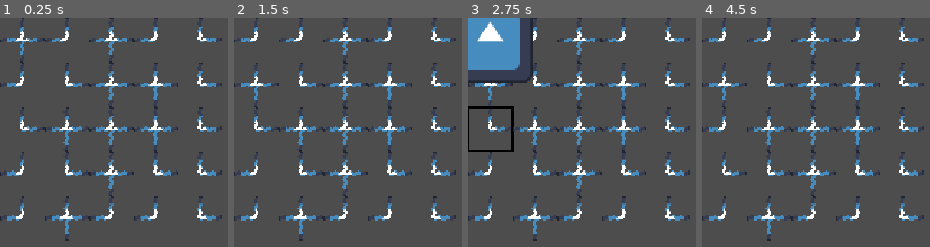
Above: before the commit, frames 1-4 (left to right).
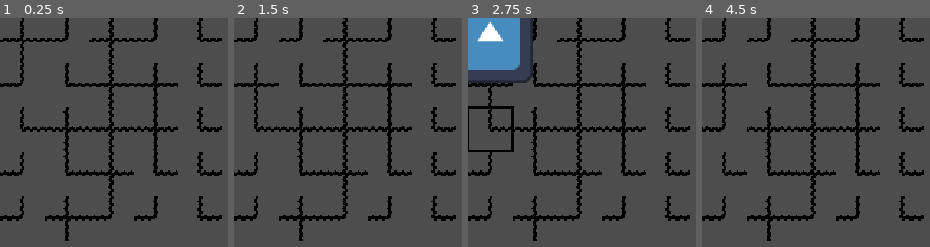
Above: after the commit, the same moments.

Repository: MagnusLucas/gmtk2026
Game: Godot game, scene res://scenes/board_tile_map_layer.tscn
The game is run twice, just before and just after one commit, with the same random seed, the same clock (stepped at 60 frames per second) and the same inputs. This scene is started directly instead of the project's main scene. The engine's default icon, where the game draws it, is replaced by a stand-in: a white triangle on a blue panel in a dark square.
Inputs (mouse positions are in pixels of both pictures, inside the frame that each line leads up to):
- Up to frame 1 (0.25 s): no input
- Up to frame 2 (1.5 s): tap Enter at 0.5 s; move the mouse to (256, 40) at 0.52 s; click (256, 40) at 0.67 s; tap Space at 0.77, 1.25 s; move the mouse to (256, 84) at 1.27 s; click (256, 84) at 1.42 s
- Up to frame 3 (2.75 s): tap Space at 1.52 s; move the mouse to (490, 130) at 2.02 s; click (490, 130) at 2.17 s
- Up to frame 4 (4.5 s): move the mouse to (724, 173) at 2.77 s; click (724, 173) at 2.92 s; tap Space at 3.02, 3.77 s; move the mouse to (724, 217) at 3.52 s; click (724, 217) at 3.67 s; move the mouse to (768, 40) at 4.27 s; click (768, 40) at 4.42 s

The runs differ from the first frame. In frame 1, 9.8% of the frame differs, in the area x 0-98%, y 0-98%; in frame 2, 9.8%; in frame 3, 9.3%; in frame 4, 9.9%.

Commit message:
Working swapping and transmiting

Diff:
--- a/components/tile_swapper.gd
+++ b/components/tile_swapper.gd
@@ -1,16 +1,22 @@
 class_name TileSwapper
 extends Node
 
+@export var board: Board
+
 var marked_tile: Tile
+var marked_tile_position: Vector2i
 
 
-func mark_tile(tile: Tile) -> void:
+func mark_tile(tile: Tile, tile_position: Vector2i) -> void:
 	if marked_tile:
 		marked_tile.set_marked(false)
-		var marked_position = marked_tile.position
-		marked_tile.position = tile.position
-		tile.position = marked_position
+		var marked_tile_data := marked_tile.get_tile_data()
+		board.set_tile(tile.get_tile_data(), marked_tile_position)
+		board.set_tile(marked_tile_data, tile_position)
+		marked_tile.set_tile_data(tile.get_tile_data())
+		tile.set_tile_data(marked_tile_data)
 		marked_tile = null
 	else:
 		marked_tile = tile
+		marked_tile_position = tile_position
 		marked_tile.set_marked(true)
--- a/data/board.gd
+++ b/data/board.gd
@@ -1,7 +1,6 @@
 class_name Board
 extends Resource
 
-@export var position: Vector2i
 @export var size: Vector2i
 
 
@@ -10,26 +9,17 @@
 
 
 func is_point_in_bounds(coordinates: Vector2i) -> bool:
-	return Rect2i(position, size).has_point(coordinates)
+	return Rect2i(Vector2i.ZERO, size).has_point(coordinates)
 
 
-func try_set_tile(tile_data: OurTileData, global_coordinates: Vector2i) -> bool:
-	if !is_point_in_bounds(global_coordinates):
+func try_set_tile(tile_data: OurTileData, coordinates: Vector2i) -> bool:
+	if !is_point_in_bounds(coordinates):
 		return false
-	var local_coords := global_to_local(global_coordinates)
-	if set_tiles.has(local_coords):
+	if set_tiles.has(coordinates):
 		return false
-	set_tile(tile_data, local_coords)
+	set_tile(tile_data, coordinates)
 	return true
 
 
-func set_tile(tile_data: OurTileData, local_coordinates: Vector2i) -> void:
-	set_tiles[local_coordinates] = tile_data
-
-
-func local_to_global(local_coordinates: Vector2i) -> Vector2i:
-	return local_coordinates + position
-
-
-func global_to_local(global_coordinates: Vector2i) -> Vector2i:
-	return global_coordinates - position
+func set_tile(tile_data: OurTileData, coordinates: Vector2i) -> void:
+	set_tiles[coordinates] = tile_data
--- a/scenes/board_tile_map_layer.gd
+++ b/scenes/board_tile_map_layer.gd
@@ -32,7 +32,7 @@
 		return
 	add_child(tile, true)
 	tile.position = map_to_local(target_position)
-	tile.left_clicked.connect(tile_swapper.mark_tile.bind(tile))
+	tile.left_clicked.connect(tile_swapper.mark_tile.bind(tile, target_position))
 	tile.right_clicked.connect(signal_manager.spread_signal.bind(target_position))
 
 
--- a/scenes/board_tile_map_layer.tscn
+++ b/scenes/board_tile_map_layer.tscn
@@ -20,6 +20,7 @@
 
 [node name="TileSwapper" type="Node2D" parent="." unique_id=1599080291]
 script = ExtResource("2_aj641")
+board = SubResource("Resource_aj641")
 
 [node name="SignalManager" type="Node2D" parent="." unique_id=1416148921]
 script = ExtResource("4_pdmf1")
--- a/scenes/tile.tscn
+++ b/scenes/tile.tscn
@@ -1,7 +1,6 @@
 [gd_scene format=3 uid="uid://dxifl4lqvcmsr"]
 
 [ext_resource type="Script" uid="uid://dnes0j6rqkh4b" path="res://scenes/tile.gd" id="1_jy7pm"]
-[ext_resource type="Texture2D" uid="uid://ciuxyaoktugh5" path="res://icon.svg" id="1_ywnoi"]
 [ext_resource type="Shader" uid="uid://t57xkq3rqrus" path="res://assets/wires.gdshader" id="2_q7utx"]
 
 [sub_resource type="RectangleShape2D" id="RectangleShape2D_g4v7s"]
@@ -18,6 +17,17 @@
 shader_parameter/top = true
 shader_parameter/bottom = true
 
+[sub_resource type="Gradient" id="Gradient_ywnoi"]
+offsets = PackedFloat32Array(0, 0.8072289, 0.8674699, 0.92168677, 1)
+colors = PackedColorArray(0, 0, 0, 1, 0, 0, 0, 1, 0.98558223, 0.98558223, 0.98558223, 1, 0, 0, 0, 1, 0, 0, 0, 1)
+
+[sub_resource type="GradientTexture2D" id="GradientTexture2D_rxll2"]
+gradient = SubResource("Gradient_ywnoi")
+width = 128
+height = 128
+fill = 1
+fill_from = Vector2(0.5, 0.5)
+
 [node name="Tile" type="Area2D" unique_id=508948405]
 script = ExtResource("1_jy7pm")
 
@@ -27,7 +37,7 @@
 [node name="Sprite2D" type="Sprite2D" parent="." unique_id=1557859440]
 material = SubResource("ShaderMaterial_jy7pm")
 scale = Vector2(0.5, 0.5)
-texture = ExtResource("1_ywnoi")
+texture = SubResource("GradientTexture2D_rxll2")
 
 [node name="Line2D" type="Line2D" parent="." unique_id=1582983497]
 visible = false
